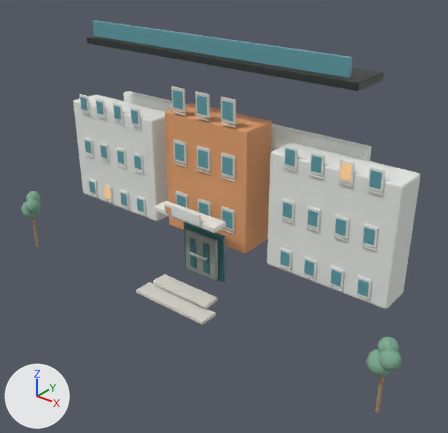
Before and after pictures for a commit that changed the Blender file Assets/Blender/Sources/visma.blend.
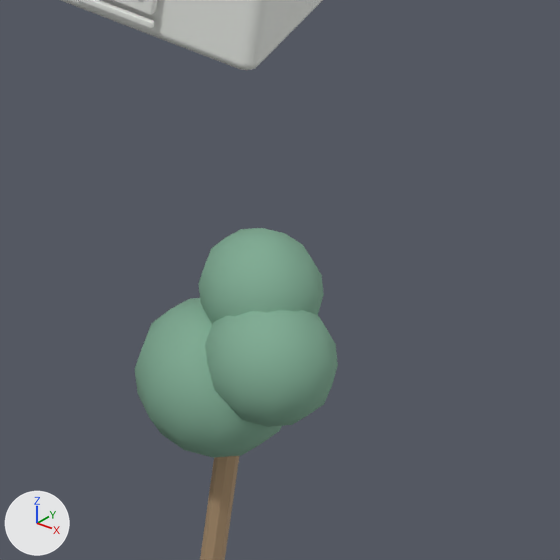
The first picture shows the older version from a camera (50 mm lens) standing at (2.92, -3.58, 2.87) and looking at (0.27, -0.27, 0.82). The close-ups show the older and then the newer version on the part from 77% to 98% of the width and 69% to 91% of the height of that picture. Only the edits that show in the close-ups are written down. Lighting does not change. The marker at lower left points along +X, +Y and +Z.

Objects in the first close-up: 'LM_Visma_FrontTree_Right_Crown_A', 'LM_Visma_FrontTree_Right_Crown_B', 'LM_Visma_FrontTree_Right_Crown_C', 'LM_Visma_FrontTree_Right_Trunk', 'LM_Visma_RightWing_Facade' and 2 more.
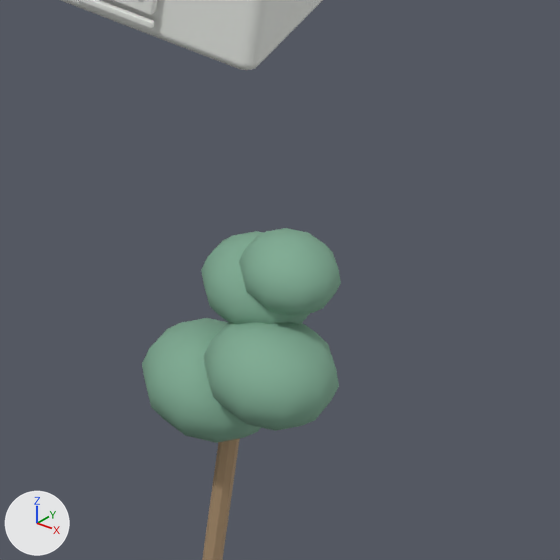
Changed parts and their boxes (x1, y1, x2, y2) in the close-ups (560 x 560 px):
'LM_Visma_FrontTree_Right_Crown_B', reshaped, moved (7% shorter): before (205, 310, 338, 427); after (204, 322, 339, 431)
'LM_Visma_FrontTree_Right_Crown_A', reshaped, moved (19% narrower, 22% shorter): before (135, 298, 282, 458); after (142, 318, 261, 443)
'LM_Visma_FrontTree_Right_Crown_C', reshaped, moved: before (198, 228, 324, 324); after (201, 231, 310, 324)
'LM_Visma_FrontTree_Right_Crown_D', added: after (239, 228, 341, 316)

Edits to the bpy script that builds the scene:
```text
Change me_lm_visma_fronttree_right_crown_a_mesh:
    used by ob_lm_visma_fronttree_right_crown_a; parent = ob_lm_visma_fronttree_right; location = (1.755, -0.58, 0.39)
    remove me_lm_visma_fronttree_right_crown_a_mesh.from_pydata(...)  # 86 vertices, 96 faces; spans x -0.085..0.085, y -0.085..0.085, z -0.085..0.085
    add me_lm_visma_fronttree_right_crown_a_mesh.from_pydata(...)  # 72 vertices, 80 faces; spans x -0.071..0.071, y -0.075..0.075, z -0.058..0.058
    me_lm_visma_fronttree_right_crown_a_mesh part 1: 86 vertices removed from x -0.085..0.085, y -0.085..0.085, z -0.085..0.085; 72 vertices added at x -0.071..0.071, y -0.075..0.075, z -0.058..0.058, forming a UV sphere (10 segments, 8 rings, poles along z)
Change me_lm_visma_fronttree_right_crown_b_mesh:
    used by ob_lm_visma_fronttree_right_crown_b; parent = ob_lm_visma_fronttree_right; location = (1.815, -0.59, 0.45)
    remove me_lm_visma_fronttree_right_crown_b_mesh.from_pydata(...)  # 86 vertices, 96 faces; spans x -0.07..0.07, y -0.07..0.07, z -0.07..0.07
    add me_lm_visma_fronttree_right_crown_b_mesh.from_pydata(...)  # 72 vertices, 80 faces; spans x -0.0666..0.0666, y -0.07..0.07, z -0.0546..0.0546
    me_lm_visma_fronttree_right_crown_b_mesh part 2: 84 vertices removed from x -0.07..0.07, y -0.0647..0.0647, z -0.07..0.07; 70 vertices added at x -0.0666..0.0666, y -0.0647..0.0647, z -0.0546..0.0546
Change me_lm_visma_fronttree_right_crown_c_mesh:
    used by ob_lm_visma_fronttree_right_crown_c; parent = ob_lm_visma_fronttree_right; location = (1.78, -0.55, 0.5)
    remove me_lm_visma_fronttree_right_crown_c_mesh.from_pydata(...)  # 86 vertices, 96 faces; spans x -0.065..0.065, y -0.065..0.065, z -0.065..0.065
    add me_lm_visma_fronttree_right_crown_c_mesh.from_pydata(...)  # 72 vertices, 80 faces; spans x -0.0594..0.0594, y -0.0625..0.0625, z -0.0487..0.0487
    me_lm_visma_fronttree_right_crown_c_mesh part 3: 86 vertices removed from x -0.065..0.065, y -0.065..0.065, z -0.065..0.065; 72 vertices added at x -0.0594..0.0594, y -0.0625..0.0625, z -0.0487..0.0487, forming a UV sphere (10 segments, 8 rings, poles along z)
Add me_lm_visma_fronttree_right_crown_d_mesh:
    me_lm_visma_fronttree_right_crown_d_mesh.from_pydata(...)  # a UV sphere (10 segments, 8 rings, poles along z) spanning x -0.0499..0.0499, y -0.0525..0.0525, z -0.0409..0.0409
    me_lm_visma_fronttree_right_crown_d_mesh.materials.append(mat_mat_grass)  # greyish green #81ad95
Change ob_lm_visma_fronttree_right_crown_a:
    ob_lm_visma_fronttree_right_crown_a.location: (1.755, -0.58, 0.39) -> (1.75, -0.575, 0.38)
Change ob_lm_visma_fronttree_right_crown_b:
    ob_lm_visma_fronttree_right_crown_b.location: (1.815, -0.59, 0.45) -> (1.82, -0.595, 0.44)
Change ob_lm_visma_fronttree_right_crown_c:
    ob_lm_visma_fronttree_right_crown_c.location: (1.78, -0.55, 0.5) -> (1.775, -0.54, 0.5)
Add ob_lm_visma_fronttree_right_crown_d:
    ob_lm_visma_fronttree_right_crown_d = bpy.data.objects.new('LM_Visma_FrontTree_Right_Crown_D', me_lm_visma_fronttree_right_crown_d_mesh)
    ob_lm_visma_fronttree_right_crown_d.parent = ob_lm_visma_fronttree_right
    ob_lm_visma_fronttree_right_crown_d.location = (1.81, -0.555, 0.54)
    _m = ob_lm_visma_fronttree_right_crown_d.modifiers.new('LM_Visma_FrontTree_Right_Crown_D_WeightedNormals', 'WEIGHTED_NORMAL')
```
